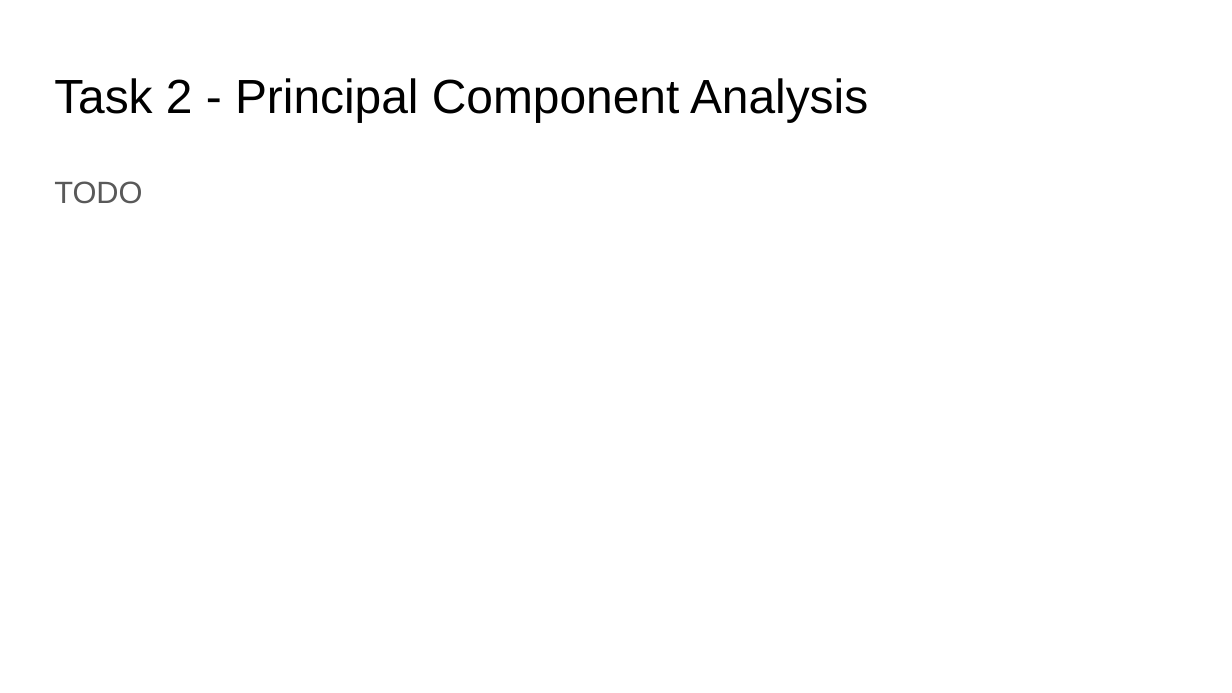
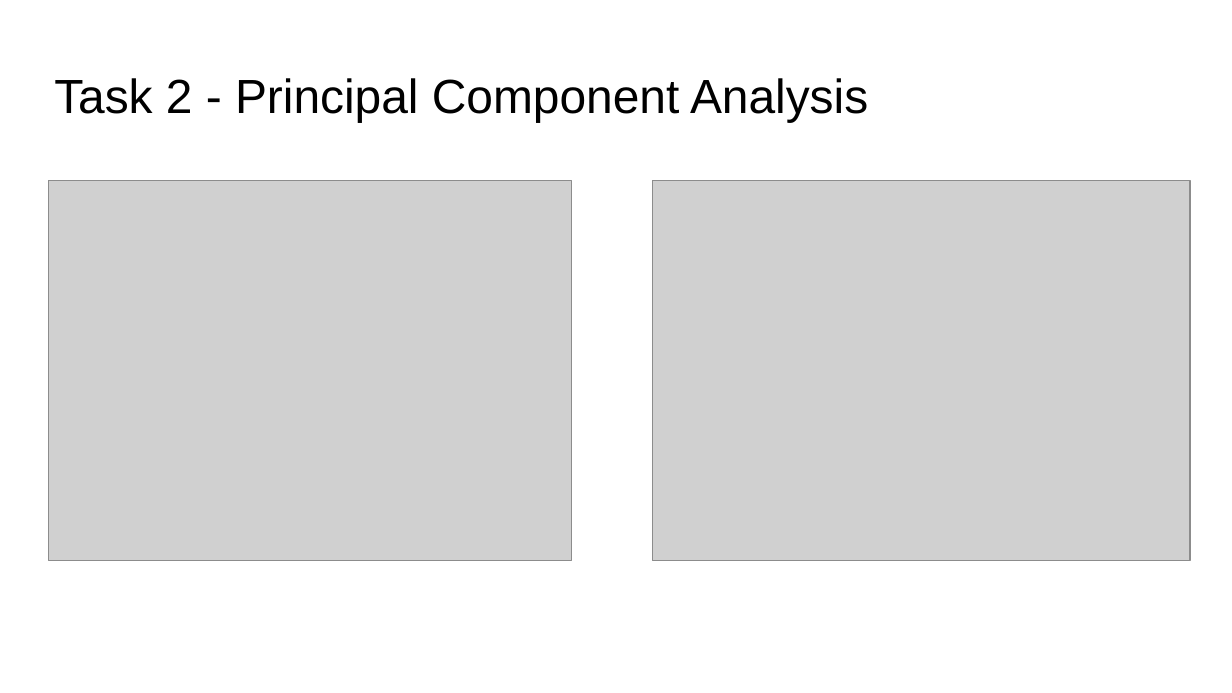
Before and after one commit to jolatechno/cours-ENS, a slide deck: slide 3 of cours/M2/machine_learning/PCS_CompSci_Project/Joseph_TOUZET_computational_science_project.odp. Drawn at 1232x693 pixels with LibreOffice and Linux fonts; fonts in the diff are those of the drawing; grey boxes stand for pictures. Boxes give left, top, right and bottom in pixels: in the first picture for what was removed or moved away, otherwise in the second. Text is boxed around its words. In the diff, an @@ line names an element or a change of style, - is before the commit and + after.

```diff
--- a/cours/M2/machine_learning/PCS_CompSci_Project/Joseph_TOUZET_computational_science_project.odp
+++ b/cours/M2/machine_learning/PCS_CompSci_Project/Joseph_TOUZET_computational_science_project.odp
@@ picture added at (x1=48, y1=181, x2=570, y2=561) @@
@@ text removed at (x1=54, y1=181, x2=142, y2=204) @@
-TODO
@@ picture added at (x1=652, y1=181, x2=1189, y2=561) @@
```
Also in this commit, not shown: 5 other slides changed, 4 slides added, 2 slides removed, 6 other files.
